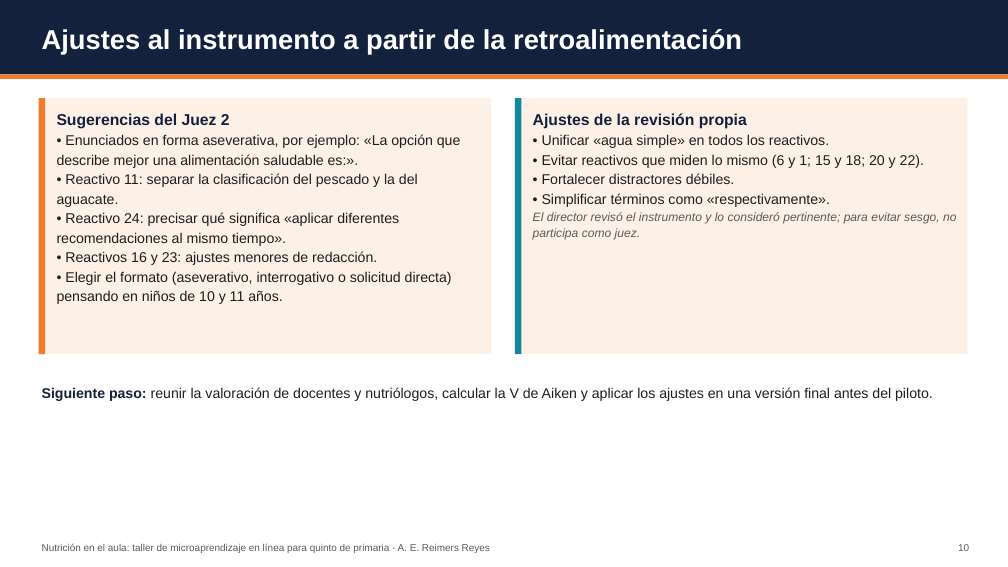
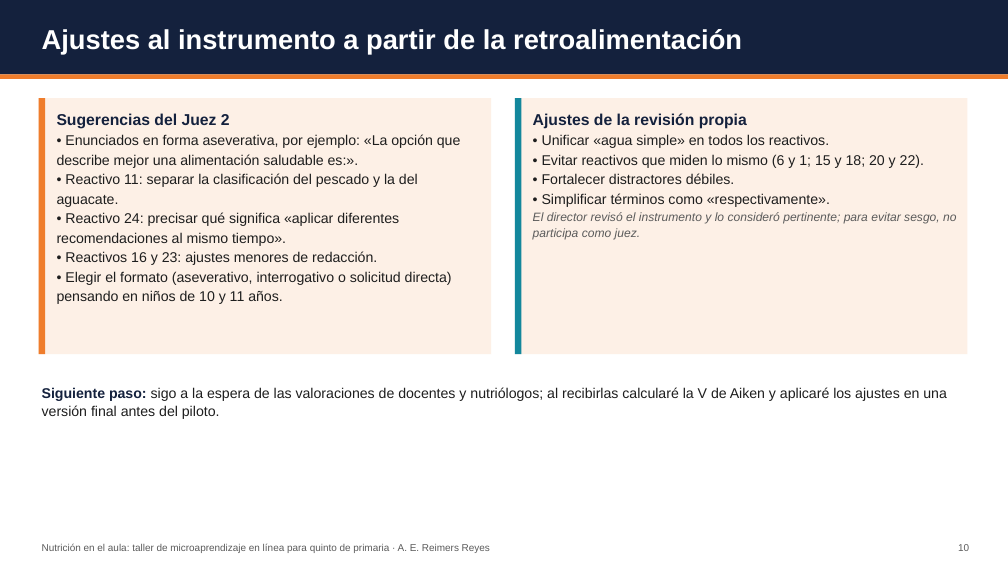
Before and after one commit to dreimers178/Finanzas, a slide deck: slide 10 of protocolo-MTIE/actividad4/Actividad4_Presentacion_avances_Reimers.pptx. Drawn at 1008x567 pixels with LibreOffice and Linux fonts; fonts in the diff are those of the drawing. Boxes give left, top, right and bottom in pixels: in the first picture for what was removed or moved away, otherwise in the second. Text is boxed around its words. In the diff, an @@ line names an element or a change of style, - is before the commit and + after.

```diff
--- a/protocolo-MTIE/actividad4/Actividad4_Presentacion_avances_Reimers.pptx
+++ b/protocolo-MTIE/actividad4/Actividad4_Presentacion_avances_Reimers.pptx
@@ text at <box>42,387,947,419</box>: text changed @@
-Siguiente paso: reunir la valoración de docentes y nutriólogos, calcular la V de Aiken y aplicar los ajustes en una versión final antes del piloto.
+Siguiente paso: sigo a la espera de las valoraciones de docentes y nutriólogos; al recibirlas calcularé la V de Aiken y aplicaré los ajustes en una versión final antes del piloto.
```
Also in this commit, not shown: 5 other files.
